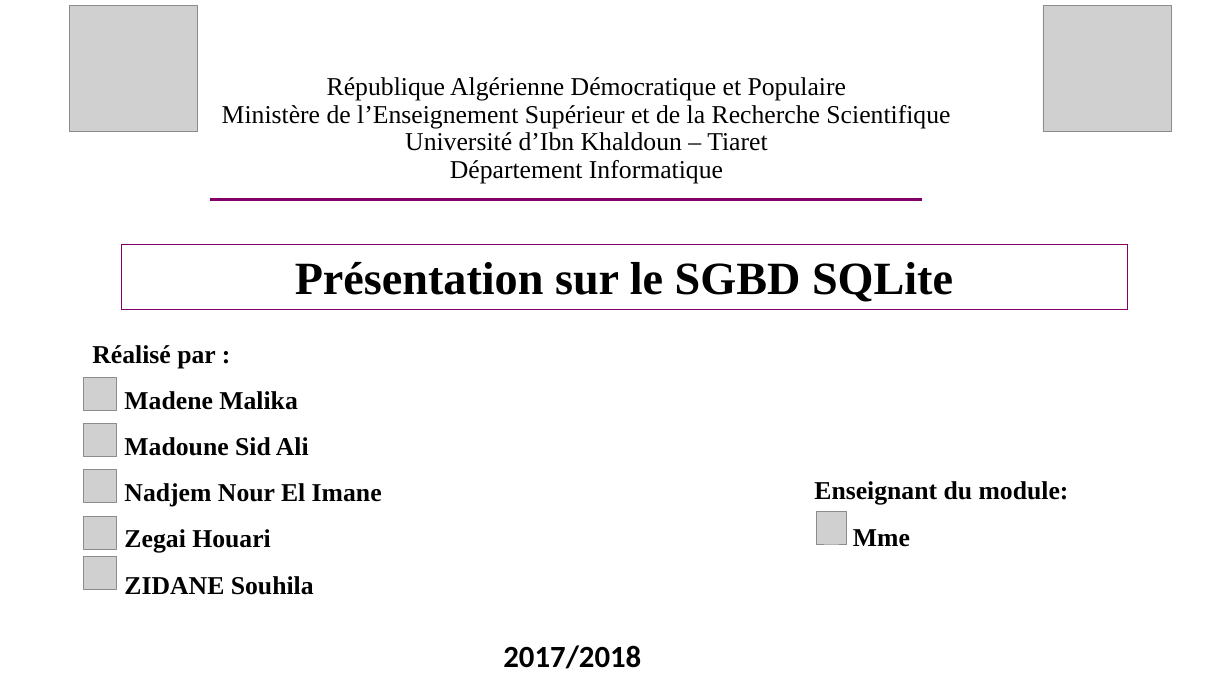
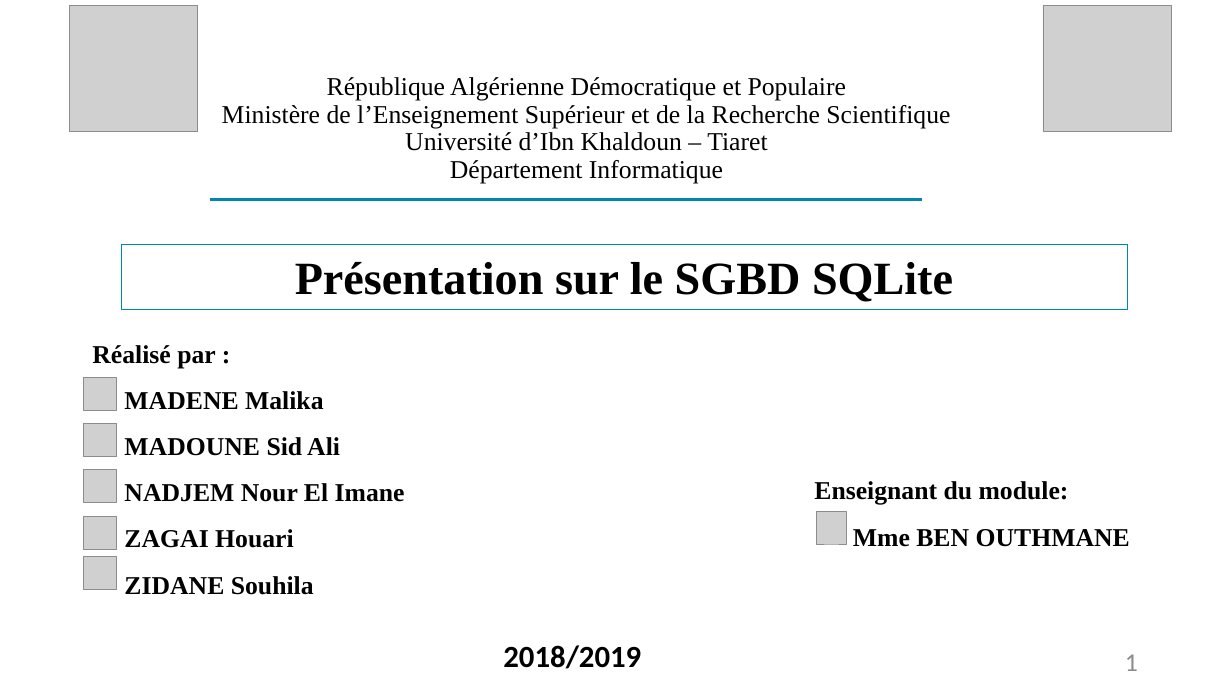
Before and after one commit to web-ai-master/academic-projects, a slide deck: slide 1 of Architecture SGBD/Project/presentation/Presentation-projet-SQLite.pptx. Drawn at 1232x693 pixels with LibreOffice and Linux fonts; fonts in the diff are those of the drawing; grey boxes stand for pictures. Boxes give left, top, right and bottom in pixels: in the first picture for what was removed or moved away, otherwise in the second. Text is boxed around its words. In the diff, an @@ line names an element or a change of style, - is before the commit and + after.

```diff
--- a/Architecture SGBD/Project/presentation/Presentation-projet-SQLite.pptx
+++ b/Architecture SGBD/Project/presentation/Presentation-projet-SQLite.pptx
@@ line (211, 200) - (922, 200): stroke #820069 2.25 pt to #0087AF 2.25 pt @@
@@ rectangle "Présentation sur le SGBD SQLite" at (121,244,1128,310): outline #820069 0.5 pt to #0087AF 0.5 pt @@
@@ text at (124,391,405,548): text changed @@
-Madene Malika
-Madoune Sid Ali
-Nadjem Nour El Imane
-Zegai Houari
+MADENE Malika
+MADOUNE Sid Ali
+NADJEM Nour El Imane
+ZAGAI Houari
@@ text at (853,529,1130,547): text changed @@
-Mme
+Mme BEN OUTHMANE
@@ text at (503,645,641,669): text changed @@
-2017/2018
+2018/2019
@@ page number added at (1125,654,1138,671), 20 pt, text #8C8C8C @@
+1
```
Also in this commit, not shown: 10 other slides changed, 45 slides added, 2 slides removed, 23 other files.
